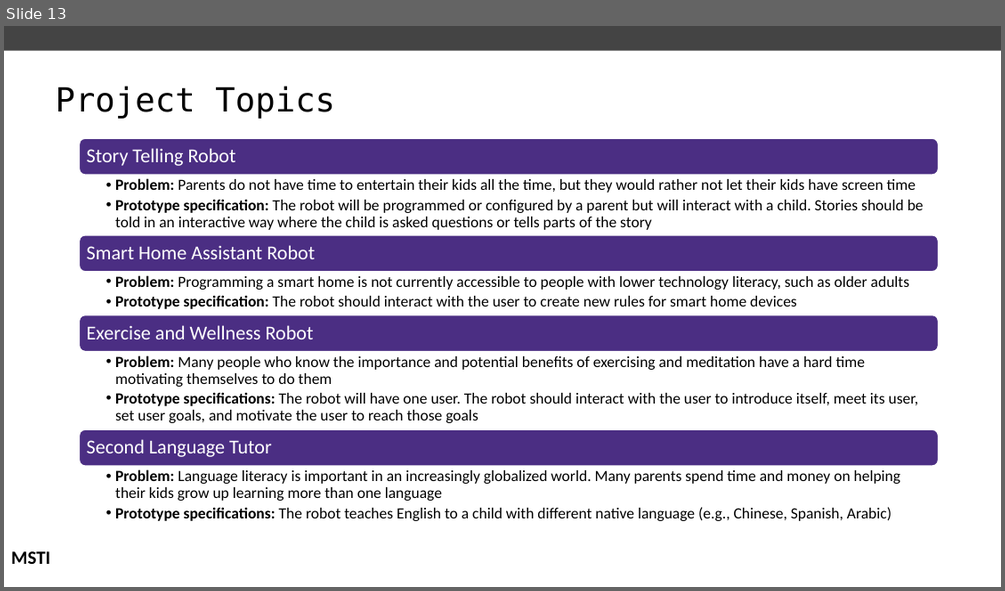
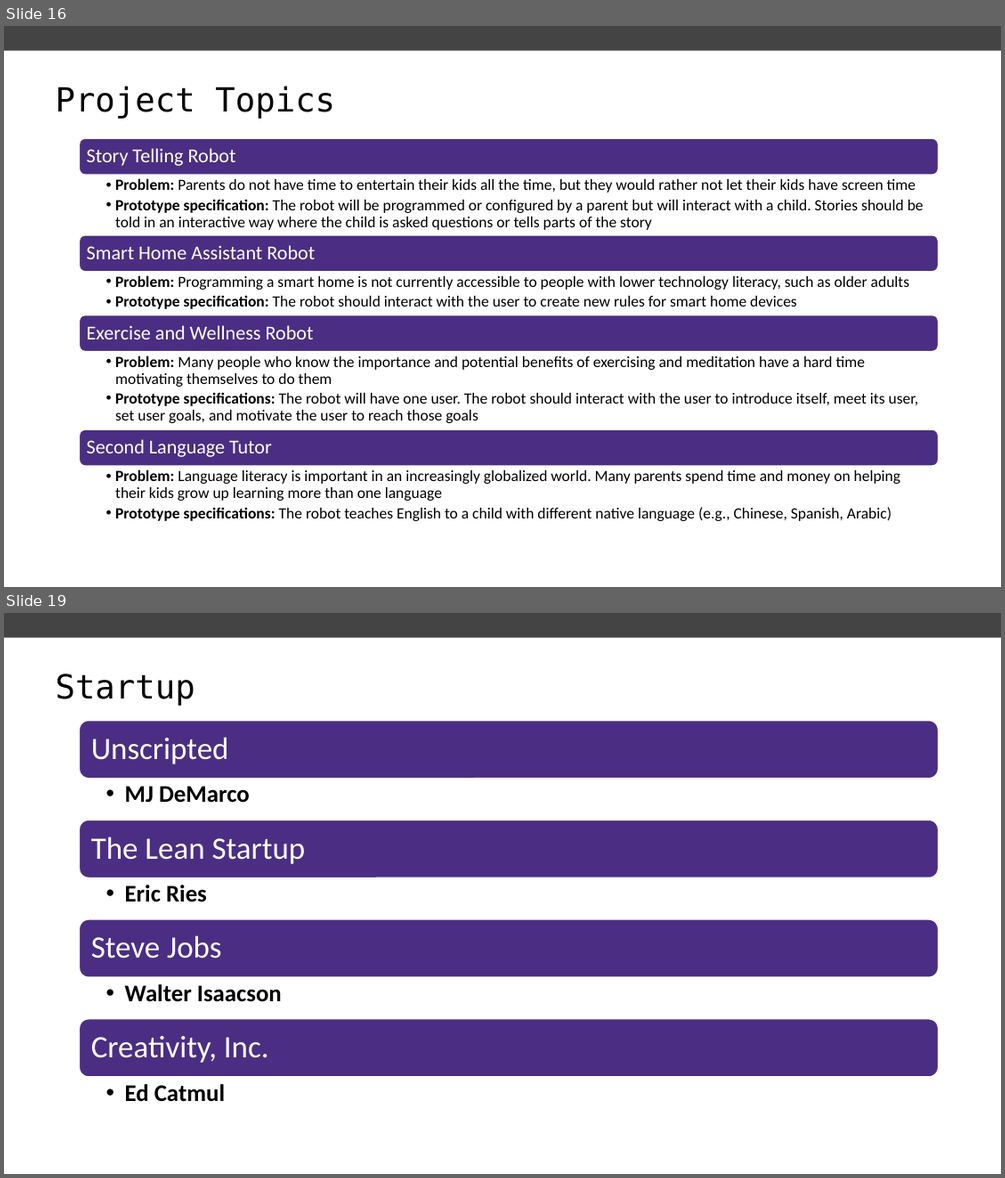
Before and after one commit to wesleybeckner/technin510, a slide deck: technin510/Week 1/Technin510 P1 Welcome to 510.pptx. Shown one above the other, each under a label of ours: slide 13 before the commit, slides 16 and 19 after it; the slides between them are not shown. The pictures are 1005x591 and 1005x1178 pixels, drawn with LibreOffice and Linux fonts; fonts in the diff are those of the drawing; background and template pictures are left out. Boxes give left, top, right and bottom in pixels: in the first picture for what was removed or moved away, otherwise in the second. Text is boxed around its words. In the diff, an @@ line names an element or a change of style, - is before the commit and + after.

```diff
--- a/technin510/Week 1/Technin510 P1 Welcome to 510.pptx
+++ b/technin510/Week 1/Technin510 P1 Welcome to 510.pptx
@@ slide 19 added at (4,613,1001,1174), background #FFFFFF; not listed: 1 template element that a slide beside it also shows @@
@@ text added at (56,674,195,706), 32 pt, text #000000 @@
+Startup
@@ group added at (79,720,938,1102): 8 texts, 4 rounded rectangles @@
+Unscripted
+  • MJ DeMarco
+The Lean Startup
+  • Eric Ries
+Steve Jobs
+  • Walter Isaacson
+Creativity, Inc.
+  • Ed Catmul
@@ what was slide 13 is now slide 16 @@
@@ slide 16 changed as well @@
@@ text removed at (11,551,50,564) @@
-MSTI
```
Also in this commit, not shown: 10 other slides changed, 6 other slides added, 18 other files.
